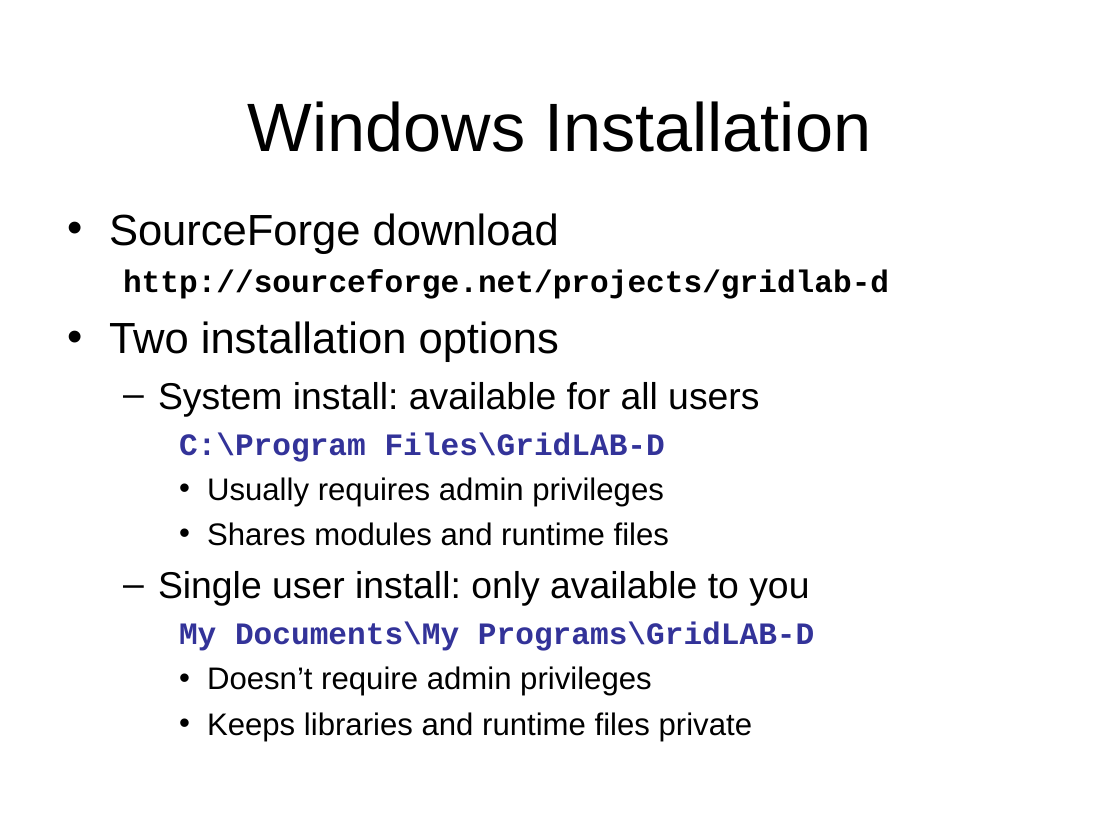
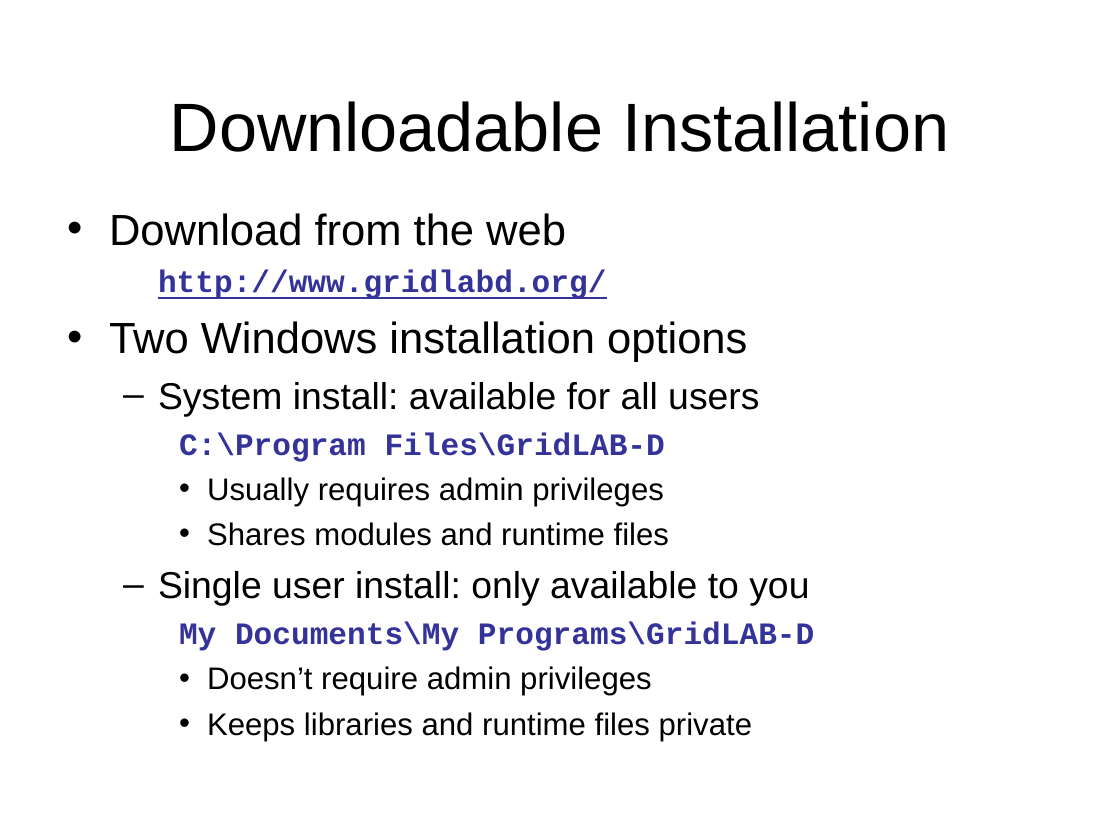
Before and after one commit to gridlab-d/course, a slide deck: slide 2 of 1.2 - Installing GridLAB-D.pps. Drawn at 1120x840 pixels with LibreOffice and Linux fonts; fonts in the diff are those of the drawing; background and template pictures are left out. Boxes give left, top, right and bottom in pixels: in the first picture for what was removed or moved away, otherwise in the second. Text is boxed around its words. In the diff, an @@ line names an element or a change of style, - is before the commit and + after.

```diff
--- a/1.2 - Installing GridLAB-D.pps
+++ b/1.2 - Installing GridLAB-D.pps
@@ title at (170,101,949,152): text changed @@
-Windows Installation
+Downloadable Installation
@@ text at (109,213,747,362): text changed @@
-• SourceForge download
-  http://sourceforge.net/projects/gridlab-d
-• Two installation options
+• Download from the web
+  http://www.gridlabd.org/
+• Two Windows installation options
```
Also in this commit, not shown: 1 other slide changed, 3 slides added, 14 slides removed, 4 other files.
